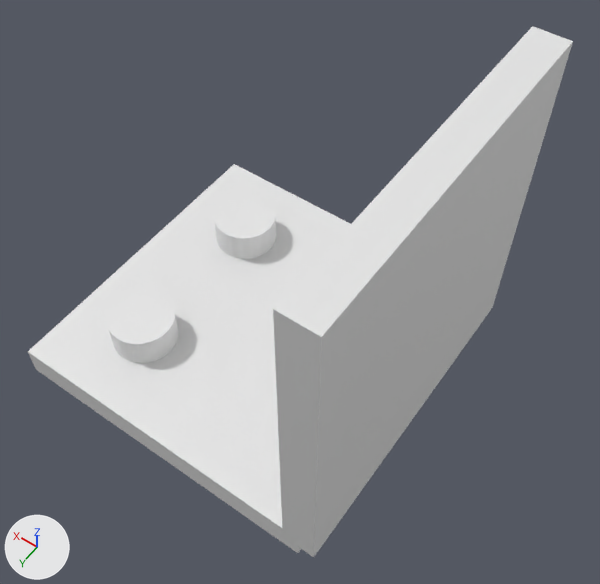
The FBX model Assets/Groups/Group S/Models/seat.fbx, before and after one commit.
Both versions are drawn from a 50 mm camera at (-0.981, 1.165, 2.134) aimed at (-0.182, 0.046, 0.375). Arrows for +X, +Y and +Z are at lower left; the lights stay in place. Where no turn or scale is listed for an object, it has been applied to the vertices.
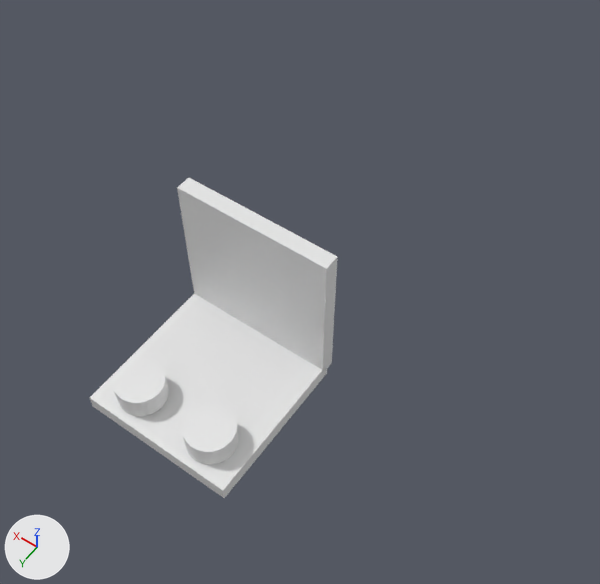
What differs and where, as boxes (x1, y1, x2, y2) in the pictures (600 x 584 px):
'Cube.001', mesh turned, moved
    before: (273, 26, 573, 557)
    after: (177, 178, 337, 374)
'Cube', mesh rescaled, moved
    before: (28, 164, 351, 553)
    after: (90, 294, 327, 498)
'Cylinder.001', mesh rescaled, moved (22% narrower, 20% shorter)
    before: (107, 290, 179, 363)
    after: (113, 358, 169, 416)
'Cylinder', mesh rescaled, moved (8% narrower)
    before: (214, 194, 276, 259)
    after: (182, 403, 239, 465)

The change, as a diff of the scene's bpy script:
```diff
--- a/Assets/Groups/Group S/Models/seat.fbx.py
+++ b/Assets/Groups/Group S/Models/seat.fbx.py
@@ me_cylinder @@
 me_cylinder.from_pydata(...)  # 64 vertices, 34 faces; spans x -0.1..0.1, y -0.1..0.1, z -0.05..0.05
 # used by ob_cylinder; location = (0.25, -0.25, 0.1)
+# me_cylinder part 3: the whole mesh is scaled about its middle by 0.75
@@ me_cube_001 @@
 me_cube_001.from_pydata(...)  # 8 vertices, 6 faces; spans x -0.05..0.05, y -0.5..0.5, z -0.5..0.5
 # used by ob_cube_001; location = (-0.5, 0.0, 0.5)
+# me_cube_001 part 1: the whole mesh is turned 90 degrees about the z axis through its middle and scaled by 0.5
 me_cube_001.materials.append(mat_material)
@@ me_cube @@
 me_cube.from_pydata(...)  # 26 vertices, 24 faces; spans x -0.5..0.5, y -0.5..0.5, z -0.05..0.05
 # used by ob_cube; location = (0.0, 0.0, 0.0)
+# me_cube part 4: the whole mesh is scaled about its middle by 0.5
 me_cube.materials.append(mat_material)
@@ me_cylinder_001 @@
 me_cylinder_001.from_pydata(...)  # 64 vertices, 34 faces; spans x -0.1..0.1, y -0.1..0.1, z -0.05..0.05
 # used by ob_cylinder_001; location = (0.25, 0.25, 0.1)
+# me_cylinder_001 part 2: the whole mesh is scaled about its middle by 0.75
@@ ob_cylinder @@
 ob_cylinder = bpy.data.objects.new('Cylinder', me_cylinder)
-ob_cylinder.location = (0.25, -0.25, 0.1)
+ob_cylinder.location = (-0.13, 0.4, 0.065)
@@ ob_cube_001 @@
 ob_cube_001 = bpy.data.objects.new('Cube.001', me_cube_001)
-ob_cube_001.location = (-0.5, 0.0, 0.5)
+ob_cube_001.location = (0.0, 0.0, 0.25)
@@ ob_cube @@
 ob_cube = bpy.data.objects.new('Cube', me_cube)
-ob_cube.location = (0.0, 0.0, 0.0)
+ob_cube.location = (0.0, 0.25, 0.0)
@@ ob_cylinder_001 @@
 ob_cylinder_001 = bpy.data.objects.new('Cylinder.001', me_cylinder_001)
-ob_cylinder_001.location = (0.25, 0.25, 0.1)
+ob_cylinder_001.location = (0.13, 0.4, 0.065)
```
